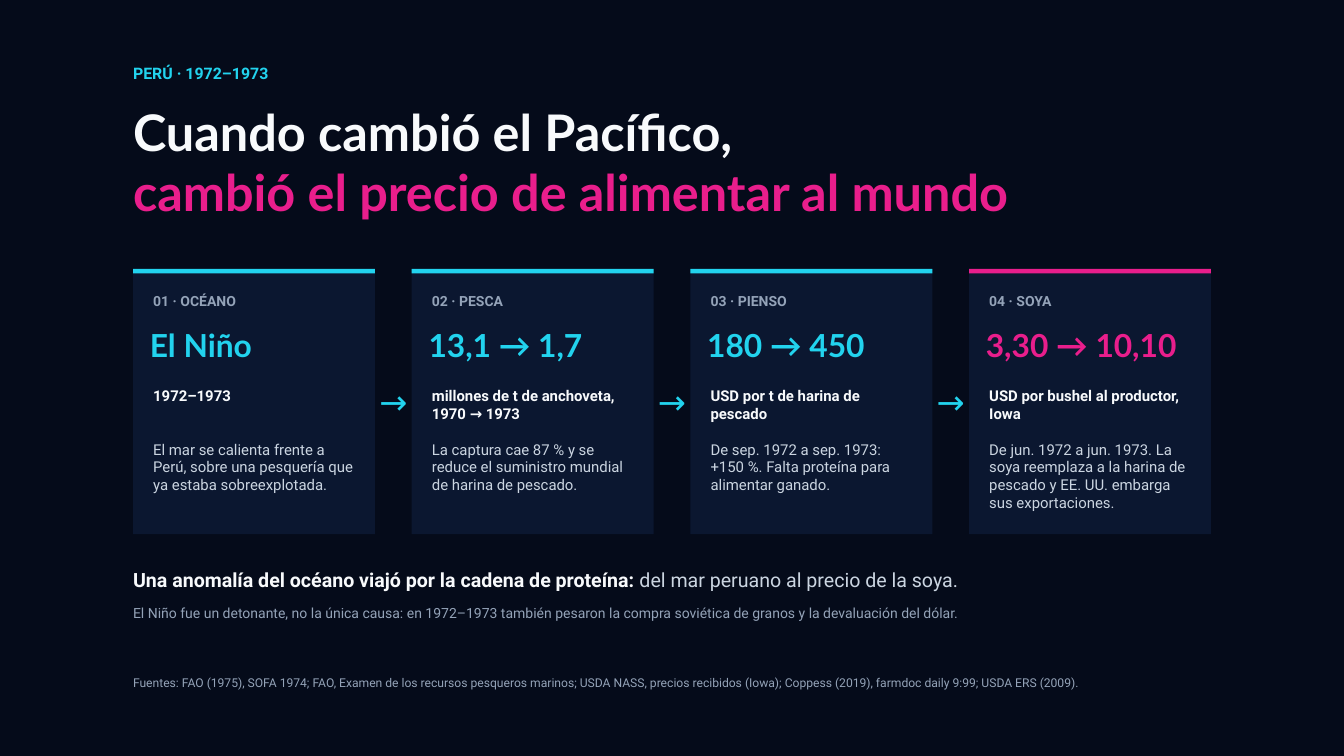
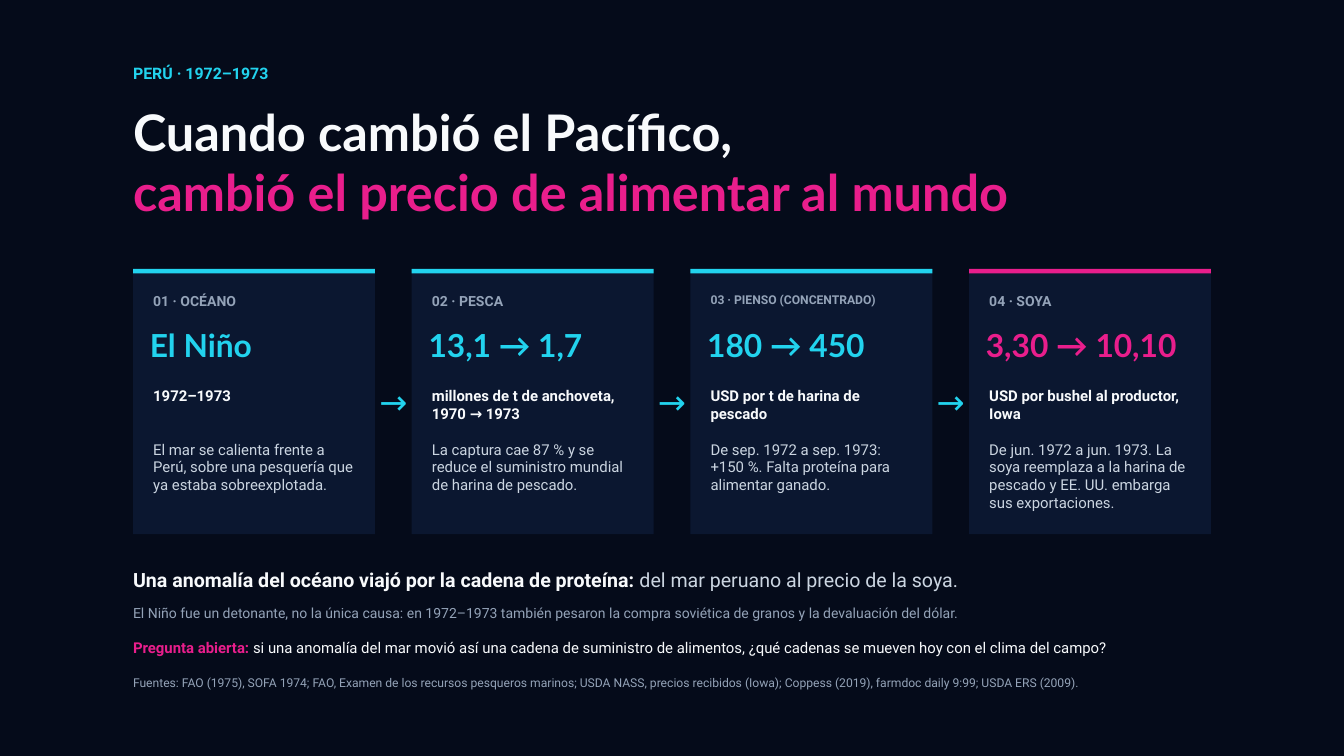
Before and after one commit to Pruizf0310/tesis-cereal-climate, a slide deck: slide 1 of presentacion/Avance_tesis.pptx. Drawn at 1344x756 pixels with LibreOffice and Linux fonts; fonts in the diff are those of the drawing. Boxes give left, top, right and bottom in pixels: in the first picture for what was removed or moved away, otherwise in the second. Text is boxed around its words. In the diff, an @@ line names an element or a change of style, - is before the commit and + after.

```diff
--- a/presentacion/Avance_tesis.pptx
+++ b/presentacion/Avance_tesis.pptx
@@ text at [711,295,876,306]: text changed; size 15 to 13 pt @@
-03 · PIENSO
+03 · PIENSO (CONCENTRADO)
@@ text added at [133,641,1106,656], 16 pt, text #F8FAFC @@
+Pregunta abierta: si una anomalía del mar movió así una cadena de suministro de alimentos, ¿qué cadenas se mueven hoy con el clima del campo?
```
Also in this commit, not shown: 13 other slides changed, 4 other files.
